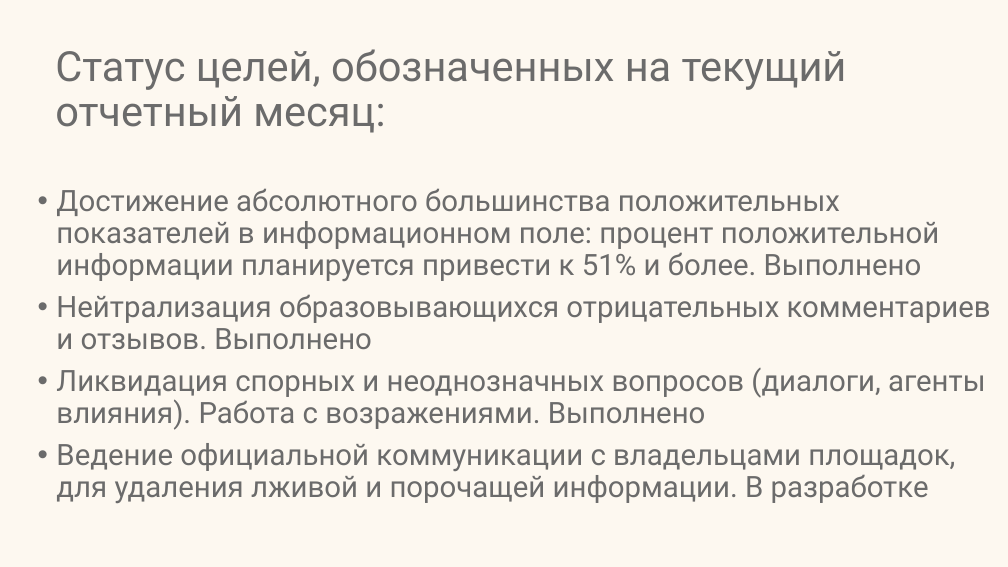
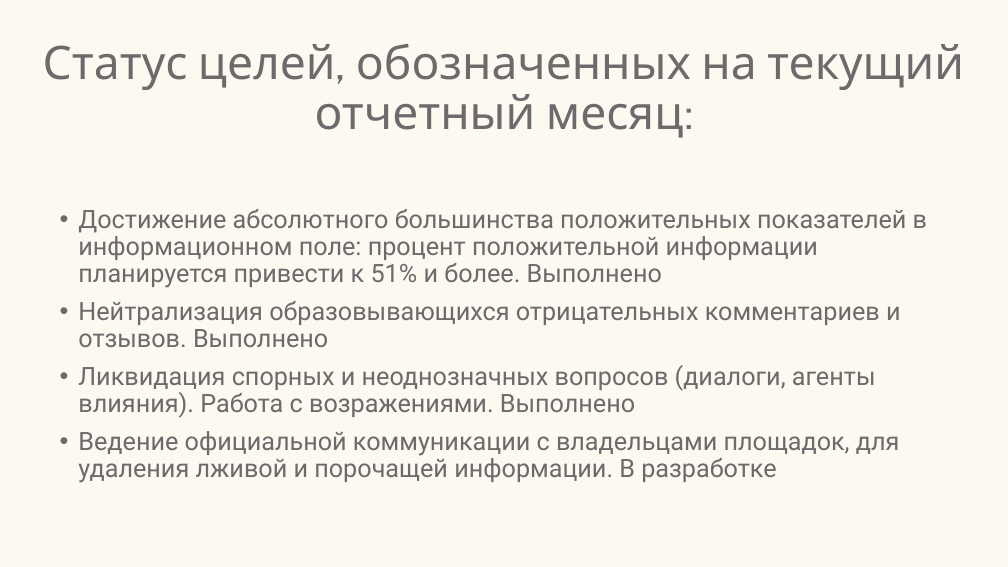
Before and after one commit to inversia/inversia.github.io, a slide deck: slide 3 of presentati/Пример месячного отчёта.pptx. Drawn at 1008x567 pixels with LibreOffice and Linux fonts; fonts in the diff are those of the drawing. Boxes give left, top, right and bottom in pixels: in the first picture for what was removed or moved away, otherwise in the second. Text is boxed around its words. In the diff, an @@ line names an element or a change of style, - is before the commit and + after.

```diff
--- a/presentati/Пример месячного отчёта.pptx
+++ b/presentati/Пример месячного отчёта.pptx
@@ title "Статус целей, обозначенных на текущий ...": place and size @@
-title "Статус целей, обозначенных на текущий ..." at [55, 49, 847, 133]
+title "Статус целей, обозначенных на текущий ..." at [43, 44, 964, 138]
@@ title "Статус целей, обозначенных на текущий ..." at [43, 44, 964, 138]: size 39.6 to 44 pt, font Roboto to Cabin; alignment left to centre @@
@@ text "Достижение абсолютного большинства положительных показателей ...": place and size @@
-text "Достижение абсолютного большинства положительных показателей ..." at [56, 188, 991, 503]
+text "Достижение абсолютного большинства положительных показателей ..." at [78, 209, 927, 483]
@@ text "Достижение абсолютного большинства положительных показателей ..." at [78, 209, 927, 483]: size 28 to 24 pt @@
```
Also in this commit, not shown: 16 other slides changed, 2 other files.
